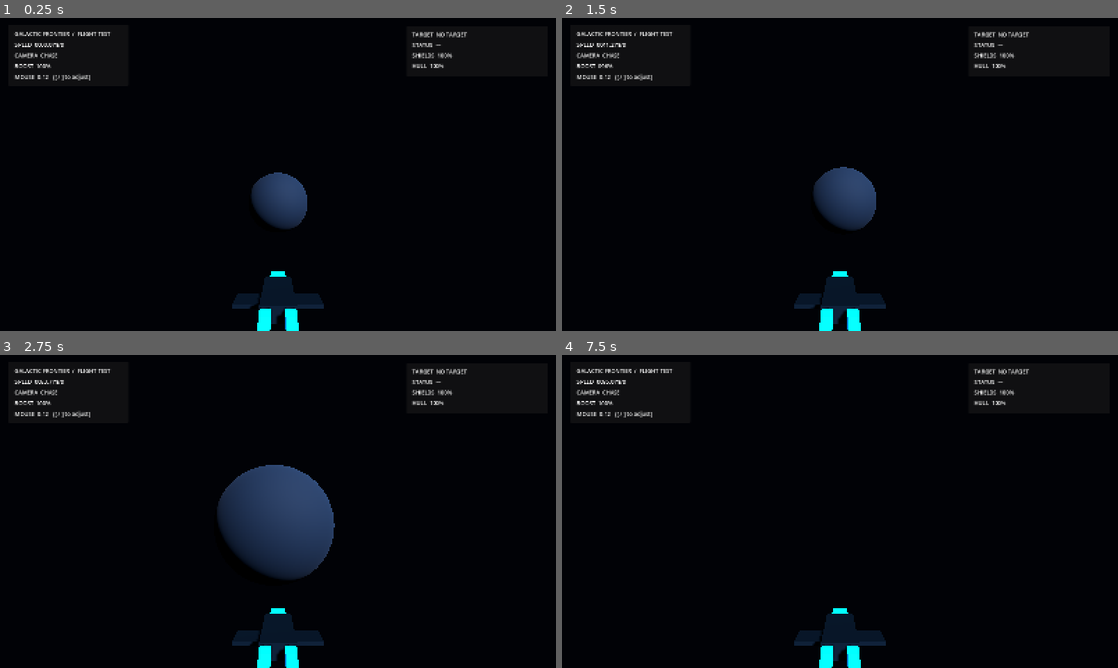
Above: before the commit, frames 1-4 (two rows, left to right).
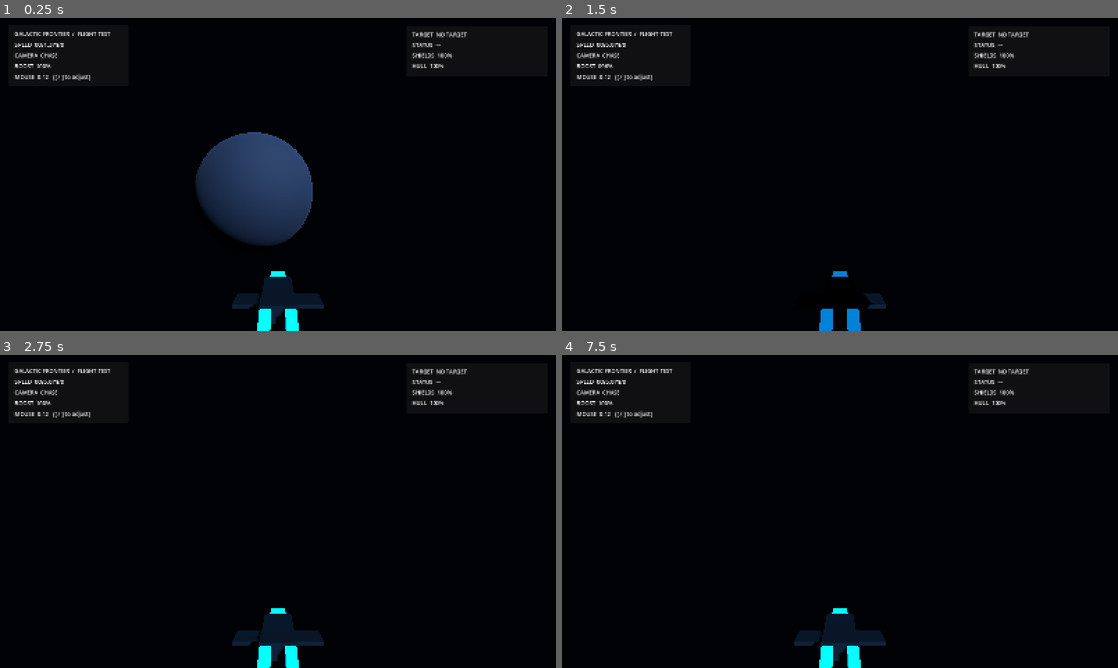
Above: after the commit, the same moments.

Repository: valdissor1990-ui/GALACTIC-FRONTIER
Game: Godot game, scene res://scenes/bootstrap/main.tscn
The game is run twice, just before and just after one commit, with the same random seed, the same clock (stepped at 60 frames per second) and the same inputs.
Inputs (mouse positions are in pixels of both pictures, inside the frame that each line leads up to):
- Up to frame 1 (0.25 s): no input
- Up to frame 2 (1.5 s): move the mouse to (867, 174) at 0.52 s; hold Shift (boost) 0.53-1.28 s; hold W (move_forward) from 0.53 s (still down); move the mouse to (812, 174) at 1.27 s; click (812, 174) at 1.35 s
- Up to frame 3 (2.75 s): keep holding W (move_forward); move the mouse to (289, 505) at 2.02 s; hold Y (target_clear) from 2.03 s (still down)
- Up to frame 4 (7.5 s): move the mouse to (834, 517) at 2.77 s; release Y (target_clear) at 2.78 s; tap T (target_lock) at 2.85 s; move the mouse to (878, 514) at 3.52 s; hold C (toggle_camera) 3.53-4.28 s; tap Enter at 4.25, 5.75, 7.25 s; move the mouse to (795, 508) at 4.27 s; tap Shift (boost) at 4.35 s; tap Space (move_up) at 5, 6.5 s; move the mouse to (845, 511) at 5.02 s; press the mouse at (845, 511) at 5.03 s; move the mouse to (817, 505) at 5.77 s; release W (move_forward) at 5.78 s; release the mouse at (817, 505) at 5.78 s; hold D (move_right) 5.78-6.53 s; tap Y (target_clear) at 5.85 s; move the mouse to (867, 511) at 6.52 s; hold T (target_lock) 6.53-7.28 s; hold W (move_forward) from 6.53 s (still down); move the mouse to (812, 511) at 7.27 s; tap C (toggle_camera) at 7.35 s

The runs differ from the first frame. In frame 1, 4.7% of the frame differs, in the area x 7-57%, y 8-93%; in frame 2, 3.1%; in frame 3, 5.9%, in the area x 7-61%, y 8-96%; in frame 4, less than 0.1%.

Commit message:
Integrate enemy fighter and repeatable encounter into flight test scene

Diff:
--- a/scenes/flight/test_flight.tscn
+++ b/scenes/flight/test_flight.tscn
@@ -10,6 +10,8 @@
 [ext_resource type="Script" path="res://scripts/combat/targeting_system.gd" id="7"]
 [ext_resource type="Script" path="res://scripts/combat/damageable.gd" id="8"]
 [ext_resource type="Script" path="res://scripts/ui/combat_hud.gd" id="9"]
+[ext_resource type="PackedScene" path="res://scenes/combat/enemy_fighter.tscn" id="10"]
+[ext_resource type="Script" path="res://scripts/combat/combat_encounter_controller.gd" id="11"]
 
 [sub_resource type="Environment" id="Environment_space"]
 background_mode = 1
@@ -244,3 +246,10 @@
 [node name="HullLabel" type="Label" parent="CombatHUD/CombatPanel/Margin/VBox"]
 layout_mode = 2
 text = "HULL  100%"
+
+[node name="CombatEncounterController" type="Node" parent="."]
+script = ExtResource("11")
+enemy_scene = ExtResource("10")
+player_path = NodePath("../PlayerShip")
+spawn_position = Vector3(0, 0, -80)
+respawn_delay = 4.0
Not shown: 1 places in scenes/flight/test_flight.tscn that only renumber resources
